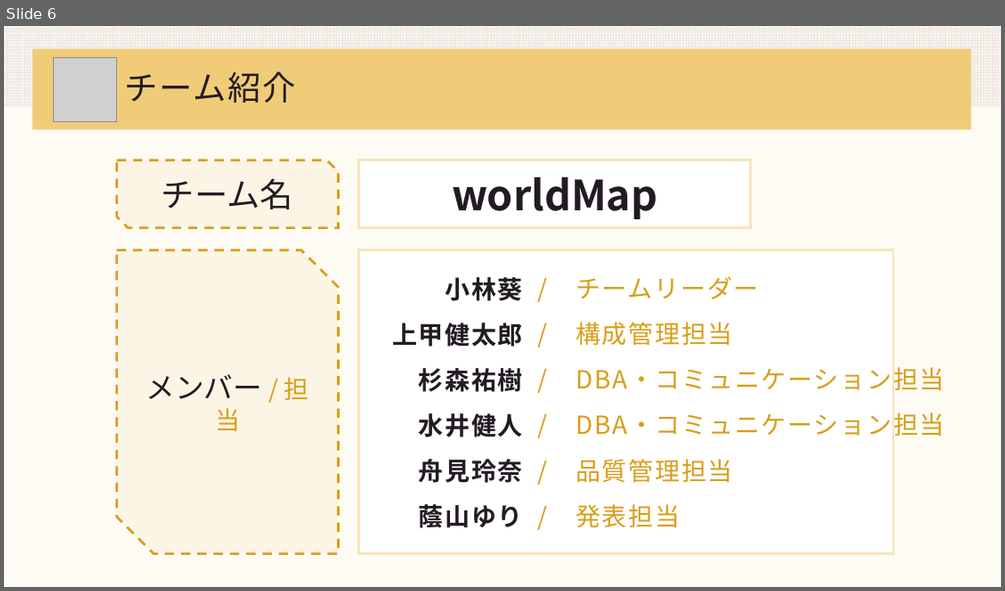
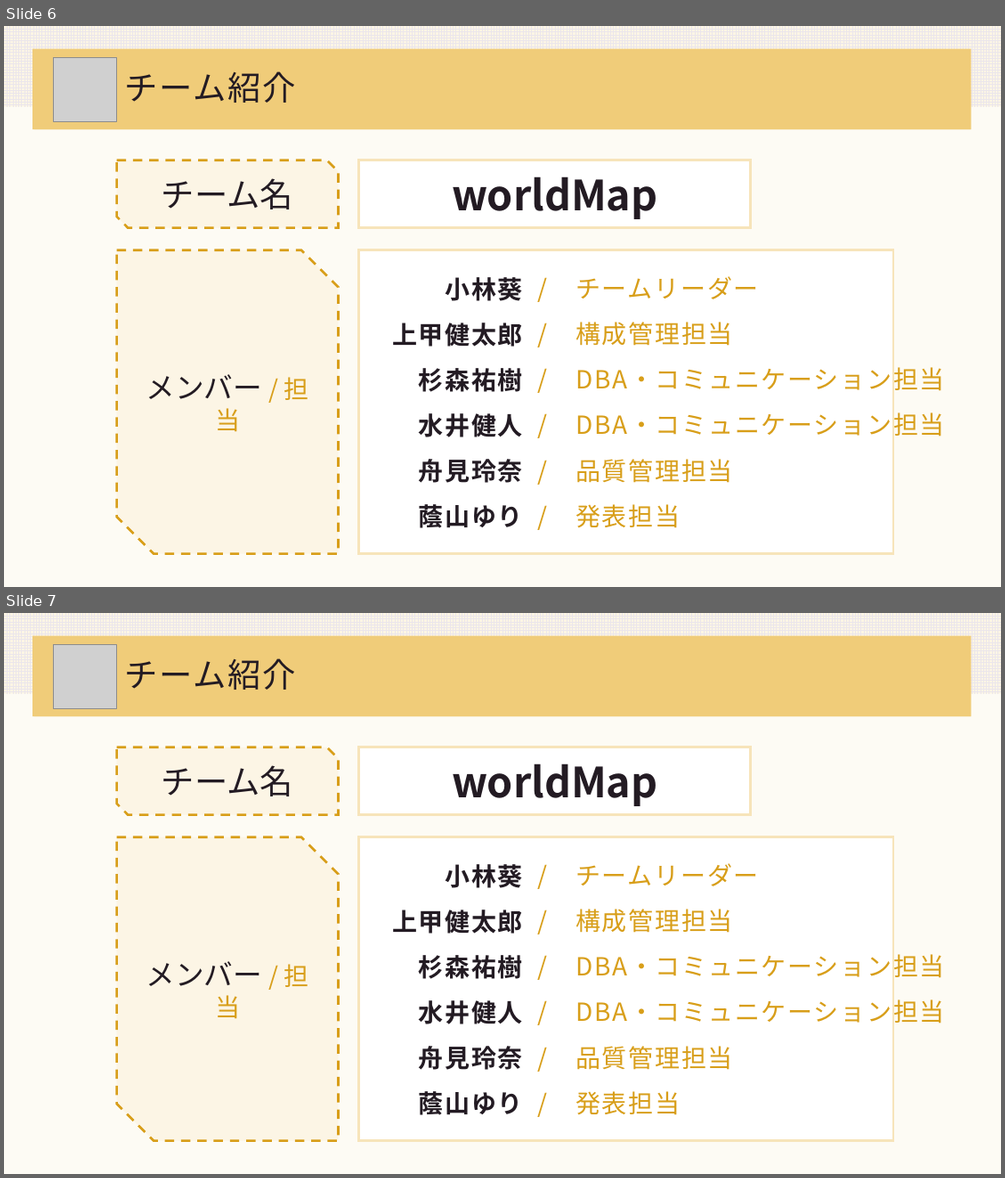
Before and after one commit to DOJO-2021/A-4, a slide deck: documents/worldMap発表資料.pptx. Shown one above the other, each under a label of ours: slide 6 before the commit, slides 6 and 7 after it. The pictures are 1005x591 and 1005x1178 pixels, drawn with LibreOffice and Linux fonts; fonts in the diff are those of the drawing; grey boxes stand for pictures; background and template pictures are left out. Boxes give left, top, right and bottom in pixels: in the first picture for what was removed or moved away, otherwise in the second. Text is boxed around its words. In the diff, an @@ line names an element or a change of style, - is before the commit and + after.

Commit message:
発表資料

```diff
--- a/documents/worldMap発表資料.pptx
+++ b/documents/worldMap発表資料.pptx
@@ slide 7 added at (x1=4, y1=613, x2=1001, y2=1174), background picture (left out); not listed: 2 template elements that a slide beside it also shows @@
@@ picture added at (x1=53, y1=644, x2=117, y2=708) @@
@@ title added at (x1=124, y1=658, x2=296, y2=690), 32 pt, text #231B23 @@
+チーム紹介
@@ rectangle added at (x1=34, y1=676, x2=971, y2=716), fill #F0CC79 @@
@@ snip diag rect added at (x1=117, y1=747, x2=339, y2=815), fill #FCF5E5, outline #D89E19 2.25 pt dashed, 32 pt, text #231B23 @@
+チーム名
@@ rectangle added at (x1=359, y1=747, x2=751, y2=815), fill #FFFFFF, outline #F7E4BA 2.25 pt, 40 pt, text #231B23, bold @@
+worldMap
@@ snip diag rect added at (x1=117, y1=837, x2=339, y2=1141), fill #FCF5E5, outline #D89E19 2.25 pt dashed, 28 pt, text #231B23 @@
+メンバー / 担当
@@ rectangle added at (x1=359, y1=837, x2=894, y2=1141), fill #FFFFFF, outline #F7E4BA 2.25 pt @@
@@ text added at (x1=392, y1=864, x2=523, y2=1115), 24 pt, text #231B23, bold @@
+小林葵
+上甲健太郎
+杉森祐樹
+水井健人
+舟見玲奈
+蔭山ゆり
@@ text added at (x1=575, y1=863, x2=945, y2=1115), 24 pt, text #D89E19 @@
+/ チームリーダー
+/ 構成管理担当
+/ DBA・コミュニケーション担当
+/ DBA・コミュニケーション担当
+/ 品質管理担当
+/ 発表担当
```
Also in this commit, not shown: 6 slides changed, 2 other slides added, 1 slide removed.
